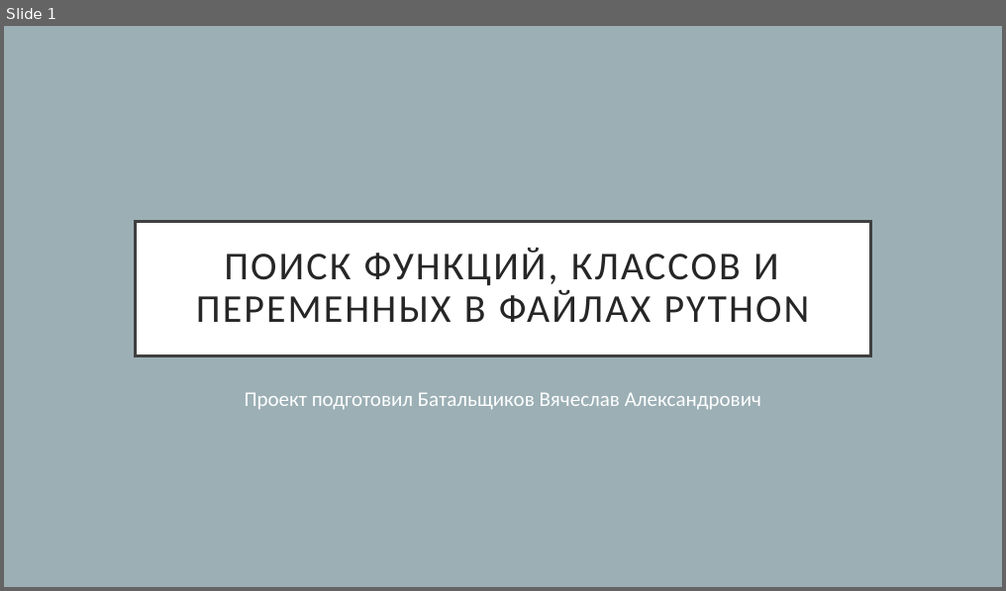
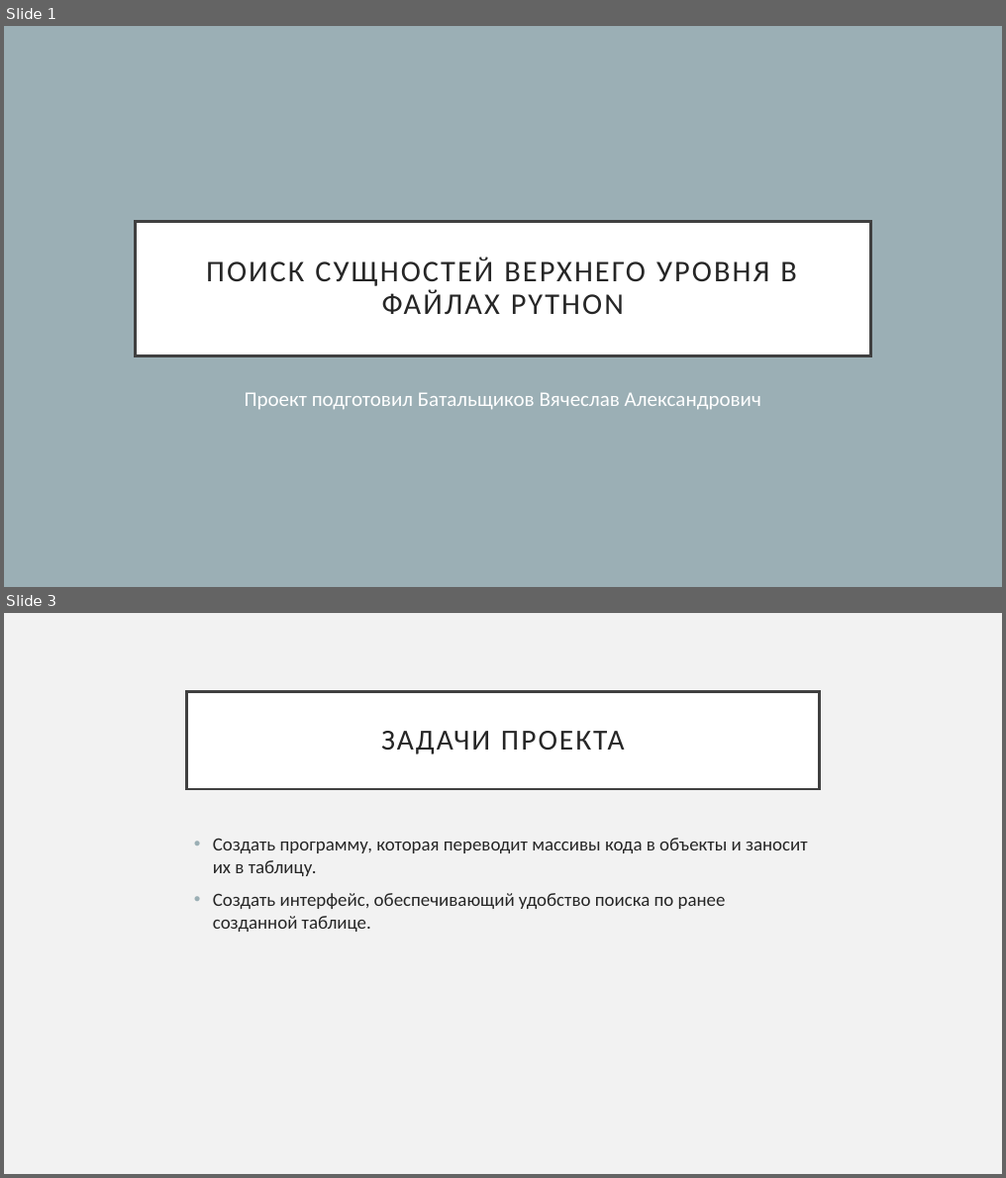
Before and after one commit to VIPigeon/SearchProject, a slide deck: Презентация.pptx. Shown one above the other, each under a label of ours: slide 1 before the commit, slides 1 and 3 after it; the slides between them are not shown. The pictures are 1006x591 and 1006x1178 pixels, drawn with LibreOffice and Linux fonts; fonts in the diff are those of the drawing. Boxes give left, top, right and bottom in pixels: in the first picture for what was removed or moved away, otherwise in the second. Text is boxed around its words. In the diff, an @@ line names an element or a change of style, - is before the commit and + after.

```diff
--- a/Презентация.pptx
+++ b/Презентация.pptx
@@ slide 3 added at box(4, 613, 1002, 1174), background #F2F2F2 @@
@@ rectangle added at box(187, 692, 819, 789), fill #FFFFFF, outline #404040 2.49 pt, 28 pt, text #262626 @@
+ЗАДАЧИ ПРОЕКТА
@@ text added at box(213, 838, 808, 932), 18 pt, text #262626 @@
+• Создать программу, которая переводит массивы кода в объекты и заносит их в таблицу.
+• Создать интерфейс, обеспечивающий удобство поиска по ранее созданной таблице.
@@ slide 1 changed as well @@
@@ rectangle "ПОИСК СУЩНОСТЕЙ ВЕРХНЕГО УРОВНЯ В ..." at box(135, 221, 871, 356): title to rectangle @@
@@ text in rectangle at box(206, 257, 796, 314): text changed; size 38 to 28.9 pt @@
-ПОИСК ФУНКЦИЙ, КЛАССОВ И ПЕРЕМЕННЫХ В ФАЙЛАХ PYTHON
+ПОИСК СУЩНОСТЕЙ ВЕРХНЕГО УРОВНЯ В ФАЙЛАХ PYTHON
```
Also in this commit, not shown: 5 other slides changed, 2 other slides added, 1 slide removed, 1 other file.
